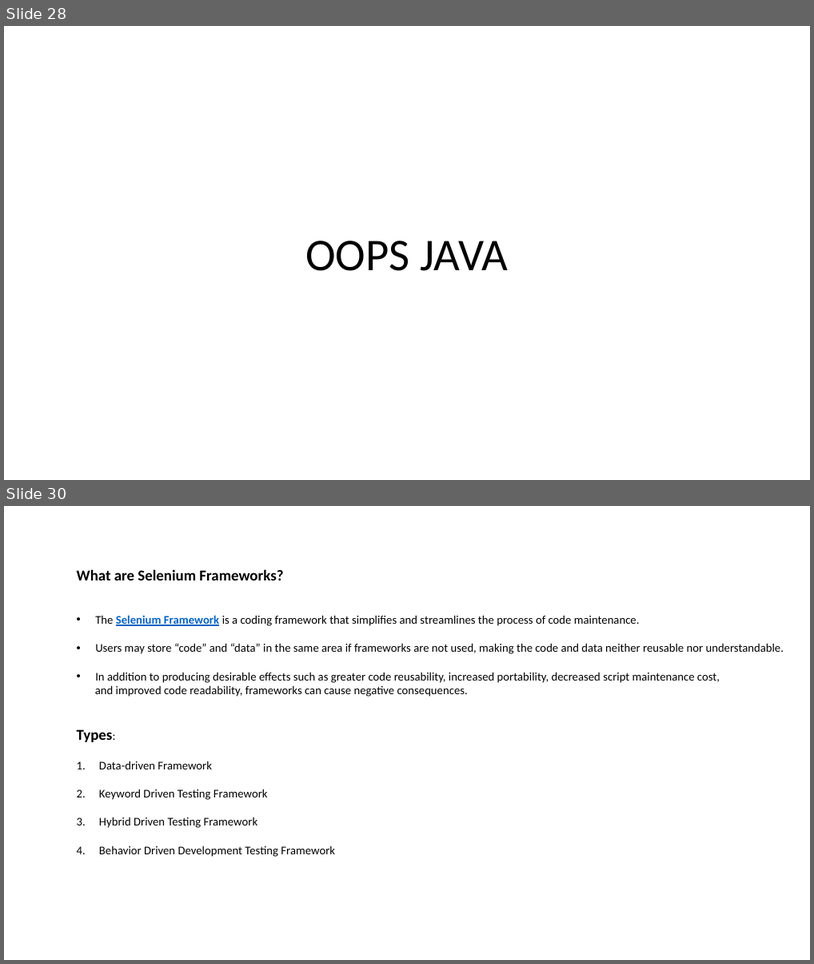
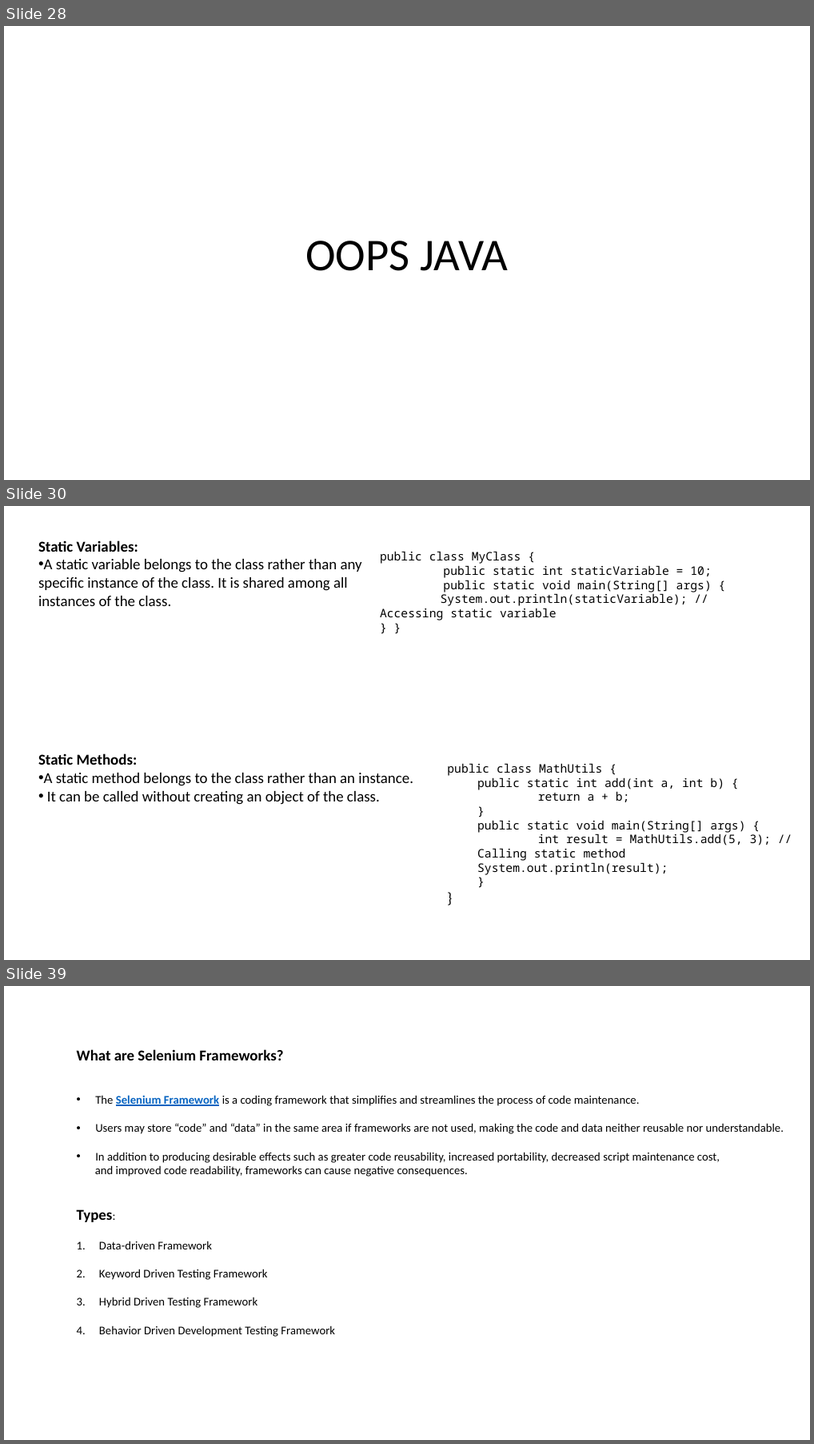
Before and after one commit to SoorajSundar1505/seleniumTraining, a slide deck: Selenium.pptx. Shown one above the other, each under a label of ours: slides 28 and 30 before the commit, slides 28, 30 and 39 after it; the slides between them are not shown. The pictures are 814x964 and 814x1444 pixels, drawn with LibreOffice and Linux fonts; fonts in the diff are those of the drawing. Boxes give left, top, right and bottom in pixels: in the first picture for what was removed or moved away, otherwise in the second. Text is boxed around its words. In the diff, an @@ line names an element or a change of style, - is before the commit and + after.

```diff
--- a/Selenium.pptx
+++ b/Selenium.pptx
@@ slide 30 added at bbox=[4, 506, 810, 960], background #FFFFFF @@
@@ text added at bbox=[38, 540, 362, 606], 18 pt, text #000000 @@
+Static Variables:
+• A static variable belongs to the class rather than any specific instance of the class. It is shared among all instances of the class.
@@ text added at bbox=[380, 551, 712, 620], 14 pt, text #000000 @@
+public class MyClass {
+public static int staticVariable = 10;
+public static void main(String[] args) {
+System.out.println(staticVariable); // Accessing static variable
+} }
@@ text added at bbox=[38, 753, 414, 804], 18 pt, text #000000 @@
+Static Methods:
+• A static method belongs to the class rather than an instance.
+• It can be called without creating an object of the class.
@@ text added at bbox=[447, 763, 771, 875], 14 pt, text #000000 @@
+public class MathUtils {
+  public static int add(int a, int b) {
+  return a + b;
+  }
+  public static void main(String[] args) {
+  int result = MathUtils.add(5, 3); // Calling static method System.out.println(result);
+  }
+}
@@ what was slide 30 is now slide 39 @@
```
Also in this commit, not shown: 8 other slides added.
